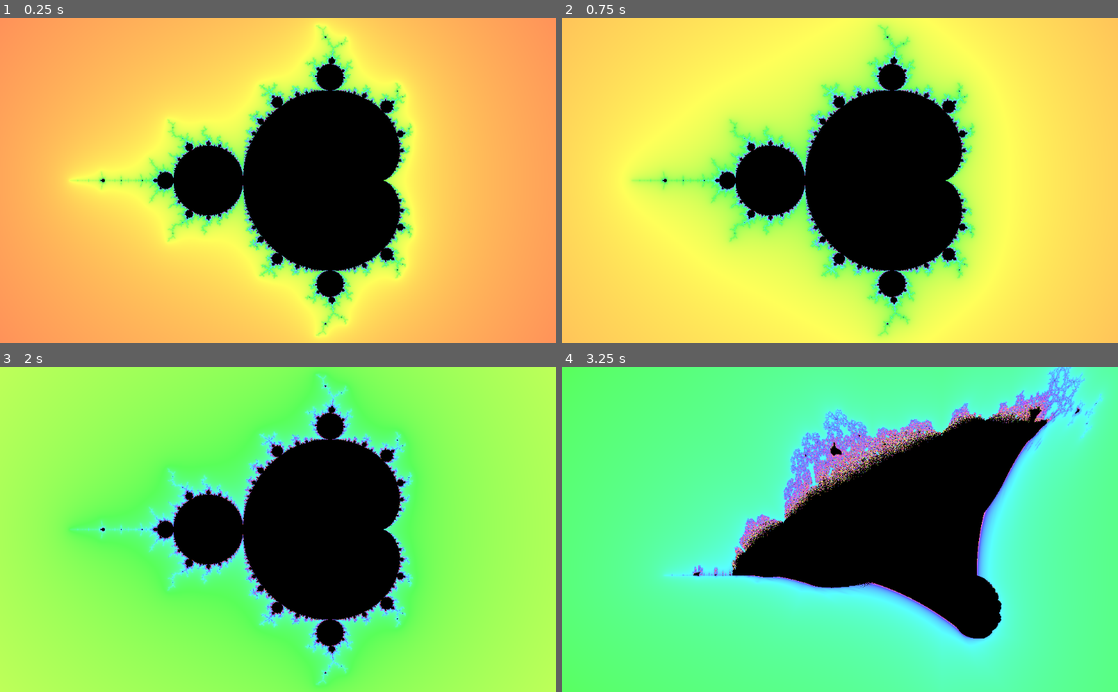
Above: before the commit, frames 1-4 (two rows, left to right).
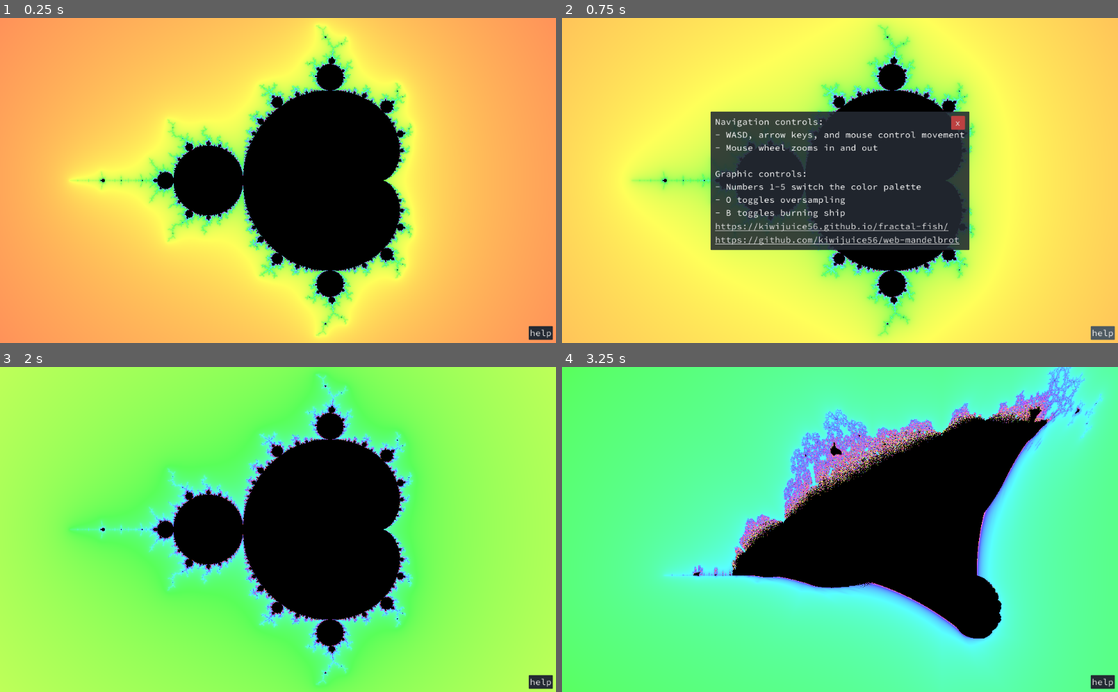
Above: after the commit, the same moments.

Repository: kiwijuice56/web-mandelbrot
Game: Godot game, scene res://main/FractalNavigation.tscn
Same seed, same stepped clock (60 frames per second), same inputs: the game is played once before the commit and once after it.
Inputs (mouse positions are in pixels of both pictures, inside the frame that each line leads up to):
- Up to frame 1 (0.25 s): no input
- Up to frame 2 (0.75 s): click (1101, 333) at 0.5 s, where only the run after the commit has a clickable "help"
- Up to frame 3 (2 s): click (394, 471) at 1.25 s, where only the run after the commit has a clickable "x"
- Up to frame 4 (3.25 s): move the mouse to (962, 513) at 2.02 s; hold D (move_right) 2.03-2.75 s; tap B (burning_ship) at 2.1 s; click (962, 513) at 2.17 s; drag from (728, 545) to (812, 594) at 2.77 s

The runs differ from the first frame. In frame 1, 0.2% of the frame differs, in the area x 95-100%, y 94-100%; in frame 2, 20%, in the area x 26-100%, y 28-100%; in frame 3, 0.2%; in frame 4, 0.2%.

Commit message:
Added help screen

Diff:
--- a/main/FractalNavigation.tscn
+++ b/main/FractalNavigation.tscn
@@ -2,7 +2,7 @@
 
 [ext_resource path="res://main/mandelbrot_fractal.tres" type="Shader" id=1]
 [ext_resource path="res://main/fractal_navigation.gd" type="Script" id=2]
-[ext_resource path="res://main/option_toggler.gd" type="Script" id=3]
+[ext_resource path="res://main/ui/UI.tscn" type="PackedScene" id=3]
 
 [sub_resource type="ShaderMaterial" id=1]
 shader = ExtResource( 1 )
@@ -23,5 +23,4 @@
 anchor_bottom = 1.0
 script = ExtResource( 2 )
 
-[node name="OptionToggler" type="Node" parent="."]
-script = ExtResource( 3 )
+[node name="UI" parent="." instance=ExtResource( 3 )]
--- /dev/null
+++ b/main/ui/UI.tscn
@@ -0,0 +1,118 @@
+[gd_scene load_steps=8 format=2]
+
+[ext_resource path="res://main/ui/toggle_help_button.gd" type="Script" id=1]
+[ext_resource path="res://main/ui/ui_theme.tres" type="Theme" id=2]
+[ext_resource path="res://main/ui/url_button.gd" type="Script" id=3]
+[ext_resource path="res://main/ui/option_toggler.gd" type="Script" id=4]
+
+[sub_resource type="StyleBoxFlat" id=3]
+bg_color = Color( 0.827451, 0.396078, 0.341176, 1 )
+corner_radius_top_left = 2
+corner_radius_top_right = 2
+corner_radius_bottom_right = 2
+corner_radius_bottom_left = 2
+
+[sub_resource type="StyleBoxFlat" id=4]
+bg_color = Color( 0.643137, 0.180392, 0.278431, 1 )
+corner_radius_top_left = 2
+corner_radius_top_right = 2
+corner_radius_bottom_right = 2
+corner_radius_bottom_left = 2
+
+[sub_resource type="StyleBoxFlat" id=2]
+bg_color = Color( 0.737255, 0.254902, 0.254902, 1 )
+corner_radius_top_left = 2
+corner_radius_top_right = 2
+corner_radius_bottom_right = 2
+corner_radius_bottom_left = 2
+
+[node name="UI" type="Control"]
+anchor_right = 1.0
+anchor_bottom = 1.0
+theme = ExtResource( 2 )
+
+[node name="HelpPanelContainer" type="PanelContainer" parent="."]
+unique_name_in_owner = true
+visible = false
+anchor_left = 0.5
+anchor_top = 0.5
+anchor_right = 0.5
+anchor_bottom = 0.5
+margin_left = -238.0
+margin_top = -127.5
+margin_right = 238.0
+margin_bottom = 127.5
+
+[node name="VBoxContainer" type="VBoxContainer" parent="HelpPanelContainer"]
+margin_left = 8.0
+margin_top = 8.0
+margin_right = 468.0
+margin_bottom = 247.0
+
+[node name="Label" type="Label" parent="HelpPanelContainer/VBoxContainer"]
+margin_right = 460.0
+margin_bottom = 189.0
+text = "Navigation controls:
+- WASD, arrow keys, and mouse control movement
+- Mouse wheel zooms in and out
+
+Graphic controls:
+- Numbers 1-5 switch the color palette
+- O toggles oversampling
+- B toggles burning ship"
+
+[node name="HomeButton" type="LinkButton" parent="HelpPanelContainer/VBoxContainer"]
+margin_top = 193.0
+margin_right = 460.0
+margin_bottom = 214.0
+enabled_focus_mode = 0
+text = "https://kiwijuice56.github.io/fractal-fish/"
+script = ExtResource( 3 )
+
+[node name="SourceCodeButton" type="LinkButton" parent="HelpPanelContainer/VBoxContainer"]
+margin_top = 218.0
+margin_right = 460.0
+margin_bottom = 239.0
+enabled_focus_mode = 0
+text = "https://github.com/kiwijuice56/web-mandelbrot"
+script = ExtResource( 3 )
+
+[node name="CloseButton" type="Button" parent="HelpPanelContainer"]
+margin_left = 443.0
+margin_top = 8.0
+margin_right = 468.0
+margin_bottom = 33.0
+rect_min_size = Vector2( 25, 25 )
+focus_mode = 0
+size_flags_horizontal = 8
+size_flags_vertical = 0
+custom_styles/hover = SubResource( 3 )
+custom_styles/pressed = SubResource( 4 )
+custom_styles/normal = SubResource( 2 )
+enabled_focus_mode = 0
+text = "x"
+script = ExtResource( 1 )
+
+[node name="MarginContainer" type="MarginContainer" parent="."]
+anchor_right = 1.0
+anchor_bottom = 1.0
+mouse_filter = 2
+custom_constants/margin_right = 8
+custom_constants/margin_top = 8
+custom_constants/margin_left = 8
+custom_constants/margin_bottom = 8
+
+[node name="HelpButton" type="Button" parent="MarginContainer"]
+margin_left = 976.0
+margin_top = 571.0
+margin_right = 1016.0
+margin_bottom = 592.0
+focus_mode = 0
+size_flags_horizontal = 8
+size_flags_vertical = 8
+enabled_focus_mode = 0
+text = "help"
+script = ExtResource( 1 )
+
+[node name="OptionToggler" type="Node" parent="."]
+script = ExtResource( 4 )
--- a/main/option_toggler.gd
+++ b/main/ui/option_toggler.gd
@@ -6,7 +6,7 @@
 # action to reduce code repetition for simple toggles
 const settings = ["oversample", "burning_ship"]
 
-onready var material: ShaderMaterial = get_parent().material
+onready var material: ShaderMaterial = get_tree().get_root().get_node("FractalNavigation").material
 
 func _input(_event: InputEvent) -> void:
 	for toggle in settings:
--- /dev/null
+++ b/main/ui/toggle_help_button.gd
@@ -0,0 +1,8 @@
+class_name ToggleHelpButton
+extends Button
+
+func _ready() -> void:
+	connect("pressed", self, "_on_pressed")
+
+func _on_pressed() -> void:
+	get_node("%HelpPanelContainer").visible = not get_node("%HelpPanelContainer").visible
--- /dev/null
+++ b/main/ui/ui_theme.tres
@@ -0,0 +1,48 @@
+[gd_resource type="Theme" load_steps=6 format=2]
+
+[ext_resource path="res://main/ui/source_code_regular.ttf" type="DynamicFontData" id=1]
+
+[sub_resource type="StyleBoxFlat" id=2]
+bg_color = Color( 0.141176, 0.164706, 0.2, 1 )
+corner_radius_top_left = 1
+corner_radius_top_right = 1
+corner_radius_bottom_right = 1
+corner_radius_bottom_left = 1
+expand_margin_left = 2.0
+expand_margin_right = 2.0
+expand_margin_top = 2.0
+expand_margin_bottom = 2.0
+
+[sub_resource type="StyleBoxFlat" id=3]
+bg_color = Color( 0.305882, 0.352941, 0.380392, 1 )
+corner_radius_top_left = 1
+corner_radius_top_right = 1
+corner_radius_bottom_right = 1
+corner_radius_bottom_left = 1
+expand_margin_left = 2.0
+expand_margin_right = 2.0
+expand_margin_top = 2.0
+expand_margin_bottom = 2.0
+
+[sub_resource type="StyleBoxFlat" id=4]
+content_margin_left = 8.0
+content_margin_right = 8.0
+content_margin_top = 8.0
+content_margin_bottom = 8.0
+bg_color = Color( 0.141176, 0.164706, 0.2, 0.886275 )
+corner_radius_top_left = 1
+corner_radius_top_right = 1
+corner_radius_bottom_right = 1
+corner_radius_bottom_left = 1
+
+[sub_resource type="DynamicFont" id=1]
+font_data = ExtResource( 1 )
+
+[resource]
+default_font = SubResource( 1 )
+Button/styles/disabled = SubResource( 2 )
+Button/styles/focus = SubResource( 3 )
+Button/styles/hover = SubResource( 3 )
+Button/styles/normal = SubResource( 2 )
+Button/styles/pressed = SubResource( 2 )
+PanelContainer/styles/panel = SubResource( 4 )
--- /dev/null
+++ b/main/ui/url_button.gd
@@ -0,0 +1,8 @@
+class_name UrlButton
+extends LinkButton
+
+func _ready() -> void:
+	connect("pressed", self, "_on_pressed")
+
+func _on_pressed() -> void:
+	OS.shell_open(text)
--- a/project.godot
+++ b/project.godot
@@ -14,14 +14,26 @@
 "language": "GDScript",
 "path": "res://main/fractal_navigation.gd"
 }, {
-"base": "Node",
+"base": "Reference",
 "class": "OptionToggler",
 "language": "GDScript",
-"path": "res://main/option_toggler.gd"
+"path": "res://main/ui/option_toggler.gd"
+}, {
+"base": "Button",
+"class": "ToggleHelpButton",
+"language": "GDScript",
+"path": "res://main/ui/toggle_help_button.gd"
+}, {
+"base": "LinkButton",
+"class": "UrlButton",
+"language": "GDScript",
+"path": "res://main/ui/url_button.gd"
 } ]
 _global_script_class_icons={
 "FractalNavigation": "",
-"OptionToggler": ""
+"OptionToggler": "",
+"ToggleHelpButton": "",
+"UrlButton": ""
 }
 
 [application]
Binary file changed: docs/index.apple-touch-icon.png
Binary file changed: docs/index.icon.png
Binary file changed: icon.png
Binary file added: main/ui/source_code_regular.ttf
Not shown, changed: docs/index.html
Not shown, changed: docs/index.pck
